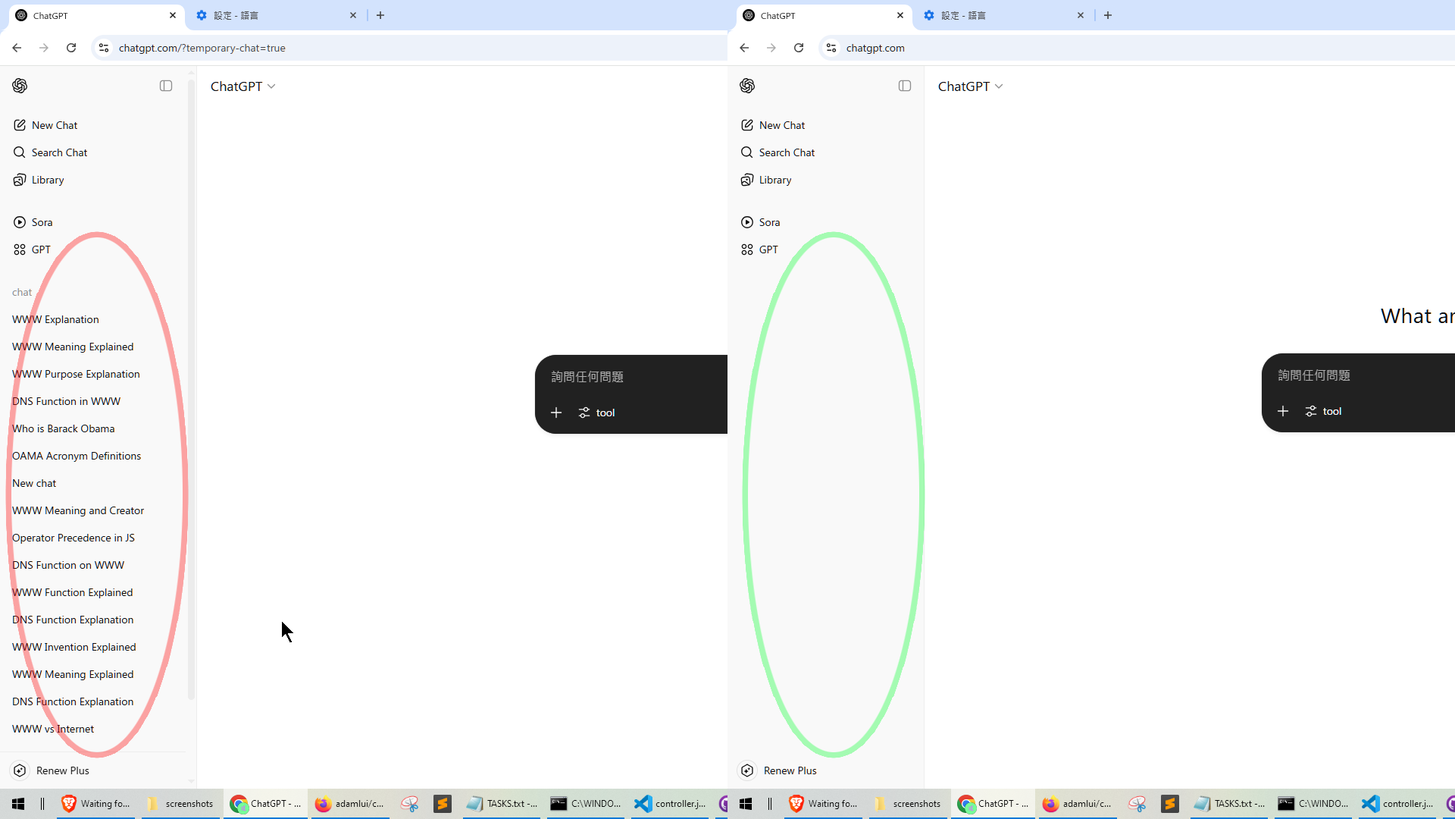
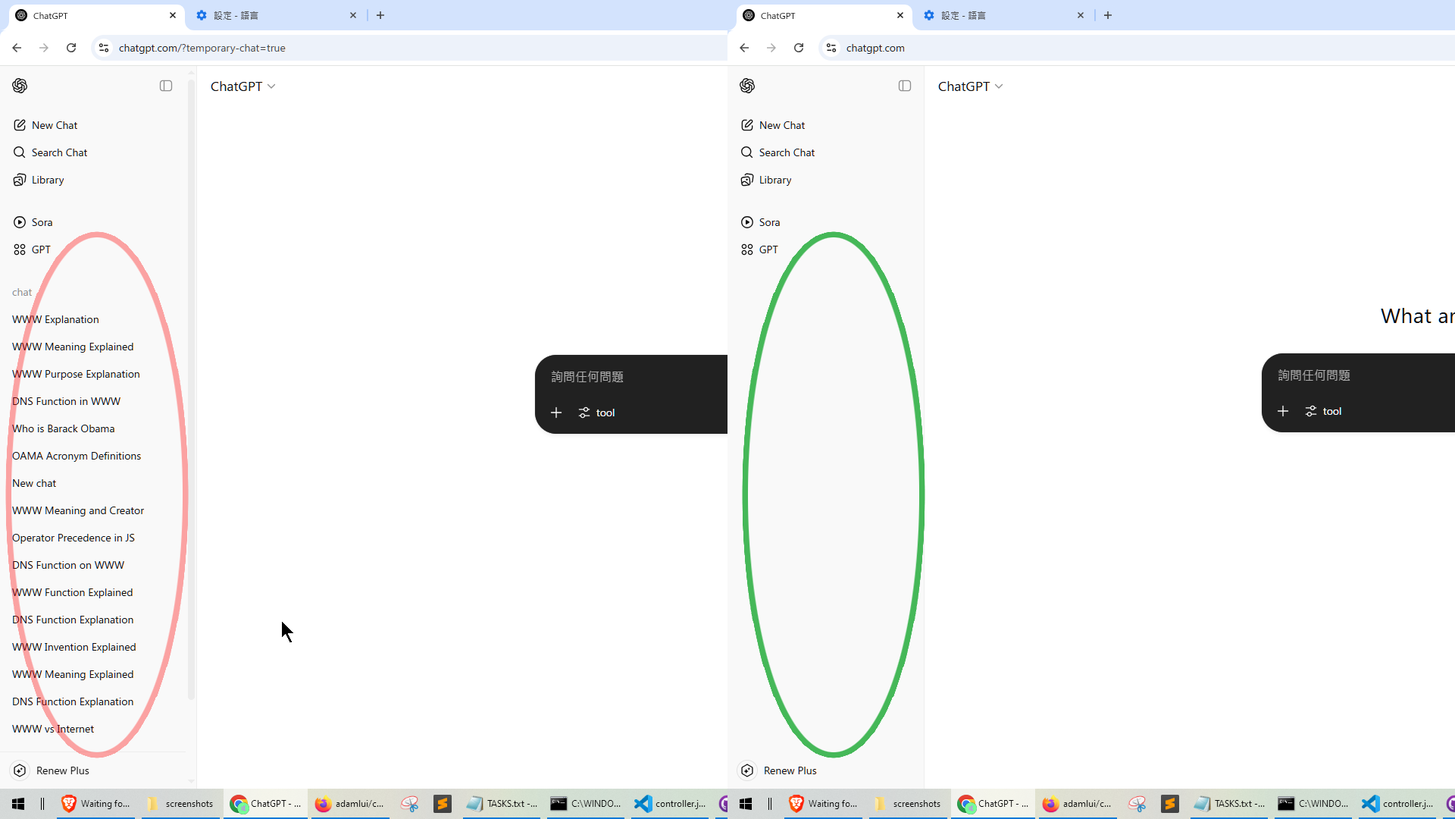
Comparing the layer stacks of the two 1455x819 images. Changes:
pixels changed over [742, 231, 926, 758] (layer not identified)
